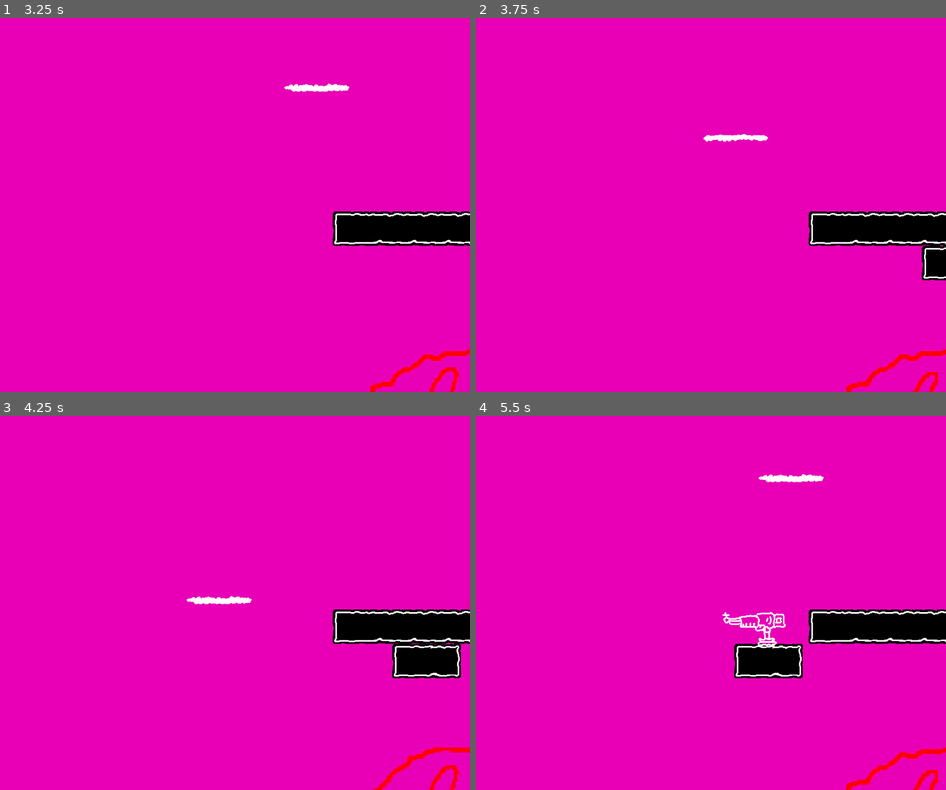
Above: before the commit, frames 1-4 (two rows, left to right).
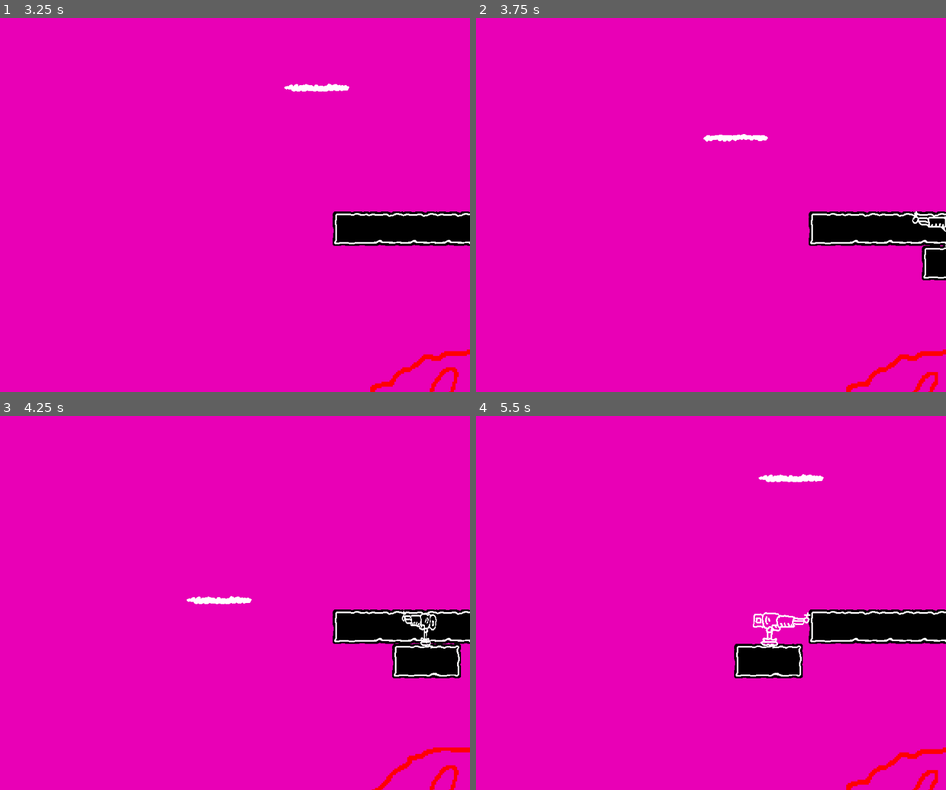
Above: after the commit, the same moments.

Repository: zombietfk/godot.games.bobs-platform-adventure
Game: Godot game, scene res://level/levels/level_21.tscn
The game is run twice, just before and just after one commit, with the same random seed, the same clock (stepped at 60 frames per second) and the same inputs. This scene is started directly instead of the project's main scene.
Inputs:
- Up to frame 1 (3.25 s): tap Enter (interaction) at 0.5, 2.1 s; hold Down (aim_down) 0.53-1.28 s; hold Right (move_right) 0.53-2.03 s; tap Space (jump) at 0.77, 1.52, 3.02 s; tap Up (aim_up) at 1.35 s; hold Left (move_left) 2.03-2.78 s; hold Right (move_right) from 2.78 s (still down); tap Down (aim_down) at 2.85 s
- Up to frame 2 (3.75 s): keep holding Right (move_right); hold Up (aim_up) from 3.53 s (still down)
- Up to frame 3 (4.25 s): keep holding Right (move_right); keep holding Up (aim_up); tap Space (jump) at 3.77 s
- Up to frame 4 (5.5 s): release Right (move_right) at 4.28 s; release Up (aim_up) at 4.28 s; hold Left (move_left) 4.28-5.03 s; tap Enter (interaction) at 4.35 s; tap Space (jump) at 4.52 s; hold Right (move_right) from 5.03 s (still down); hold Down (aim_down) from 5.03 s (still down)

Frame 1 is identical in both runs. In frame 2, 0.1% of the frame differs, in the area x 92-100%, y 51-62%; in frame 3, 0.2%; in frame 4, 0.5%, in the area x 52-72%, y 52-62%.
Error in both runs: Invalid access to property or key 'player' on a base object of type 'Nil'. (res://level/level.gd:14)

Commit message:
Fixed machine gun rotation

Diff:
--- a/level/levels/level_21.tscn
+++ b/level/levels/level_21.tscn
@@ -204,6 +204,7 @@
 
 [node name="MountedMachineGun4" parent="Path2D/PathFollow2D" instance=ExtResource("5_cj6a2")]
 position = Vector2(0, -40)
+scale = Vector2(-1, 1)
 machine_gun_bullet_direction = Vector2(-1, 0)
 machine_gun_bullet_direction_variance = Vector2(0, 0.02)
 machine_gun_bullet_speed = 1000.0
@@ -228,7 +229,6 @@
 
 [node name="MountedMachineGun4" parent="Path2D2/PathFollow2D" instance=ExtResource("5_cj6a2")]
 position = Vector2(0, -40)
-scale = Vector2(-1, 1)
 machine_gun_bullet_direction_variance = Vector2(0, 0.02)
 machine_gun_bullet_speed = 1000.0
 machine_gun_bullet_collisison_mask = 98
--- a/objects/mounted_machine_gun/mounted_machine_gun.gd
+++ b/objects/mounted_machine_gun/mounted_machine_gun.gd
@@ -90,14 +90,23 @@
 		m_gun_bullet.movement_speed = machine_gun_bullet_speed;
 		m_gun_bullet.collision_raycast.collision_mask = machine_gun_bullet_collisison_mask;
 
+var is_being_flipped = false;
+
 func flip_gun_direction()->void:
+	print(123);
+	if is_being_flipped:
+		return;
+	is_being_flipped = true;
 	var target_scale = scale.x * -1;
 	var original_scale = scale.x;
 	var timer = 0;
 	var timer_step = 0.02;
+	#print(original_scale, " ", target_scale);
 	while timer < 1:
 		await get_tree().create_timer(timer_step).timeout;
 		timer += timer_step;
 		scale.x = lerp(original_scale, target_scale, timer);
+	print('End Scale MGF - ',original_scale * -1);
 	scale.x = original_scale * -1;
 	machine_gun_bullet_direction *= -1;
+	is_being_flipped = false;
